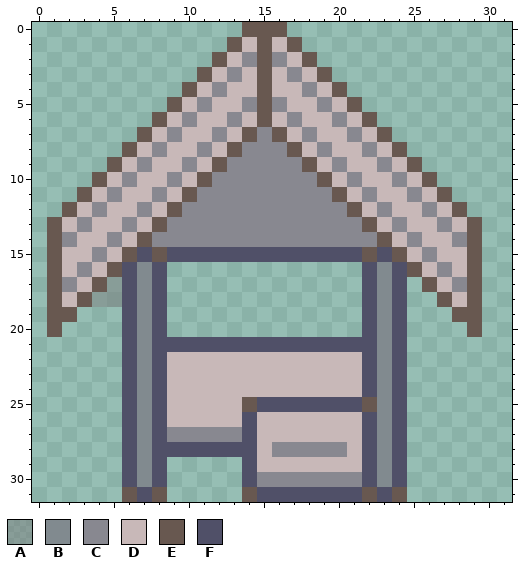
File history of a pixel-art sprite, Assets/Art/Buildings/guardhouse-export.png. Above: the version before the commit.
The file is 32x32 pixels. Colours within 5 levels of each other are drawn and written as one.
Palette (. is transparent): A #78787877  B #818a8f  C #888890  D #c8b8b8  E #685850  F #505068
The same view after the edit:
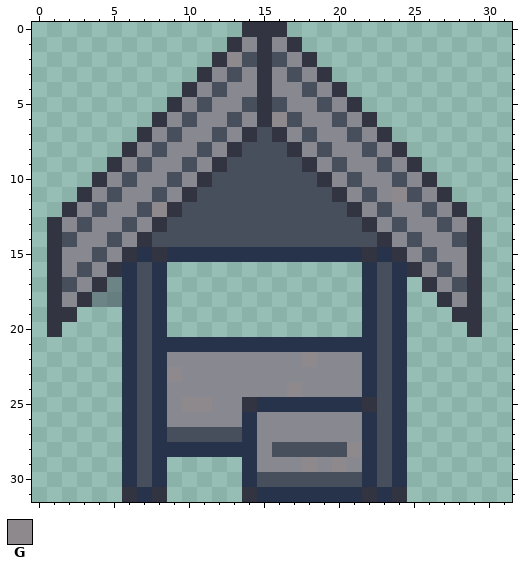
Colours new in this view: G #8e898c
Change:
colour A: #78787877 -> #3c425177
colour C: #888890 -> #474e5c
colour D: #c8b8b8 -> #888890
colour E: #685850 -> #333442
colour F: #505068 -> #27324b
y 2: x 13 D -> G
y 6: x 16 D -> G
y 11: x 24 D -> G
y 12: x 8 D -> G
y 16..21: x 7 B -> C; x 23 B -> C
y 22: x 7 B -> C; x 18 D -> G; x 23 B -> C
y 23: x 7 B -> C; x 9 D -> G; x 23 B -> C
y 24: x 7 B -> C; x 17 D -> G; x 23 B -> C
y 25: x 7 B -> C; x 10..11 DD -> GG; x 23 B -> C
y 26..27: x 7 B -> C; x 23 B -> C
y 28: x 7 B -> C; x 21 D -> G; x 23 B -> C
y 29: x 7 B -> C; x 18 D -> G; x 20 D -> G; x 23 B -> C
y 30: x 7 B -> C; x 23 B -> C
